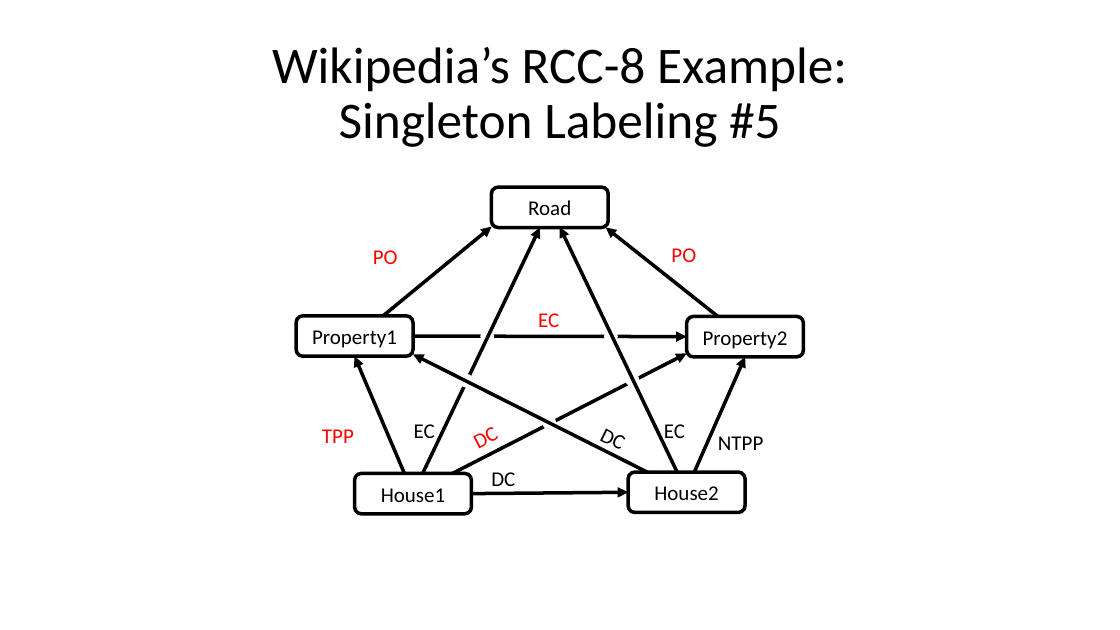
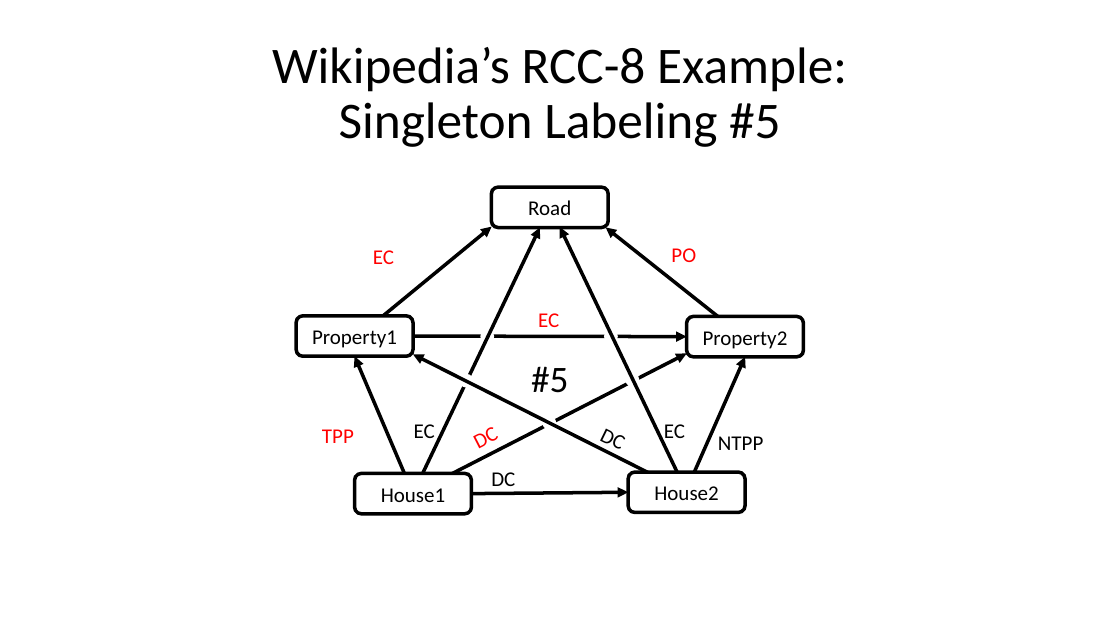
Before and after one commit to alreich/qualreas, a slide deck: slide 10 of Misc/wikipedia_rcc8_figure.pptx. Drawn at 1120x630 pixels with LibreOffice and Linux fonts; fonts in the diff are those of the drawing. Boxes give left, top, right and bottom in pixels: in the first picture for what was removed or moved away, otherwise in the second. Text is boxed around its words. In the diff, an @@ line names an element or a change of style, - is before the commit and + after.

Commit message:
Reworked figs for each singleton labeling

```diff
--- a/Misc/wikipedia_rcc8_figure.pptx
+++ b/Misc/wikipedia_rcc8_figure.pptx
@@ text at <box>373,250,394,264</box>: text changed @@
-PO
+EC
@@ text added at <box>531,366,568,393</box>, 32 pt, text #000000 @@
+#5
```
Also in this commit, not shown: 9 other slides changed, 10 other files.
